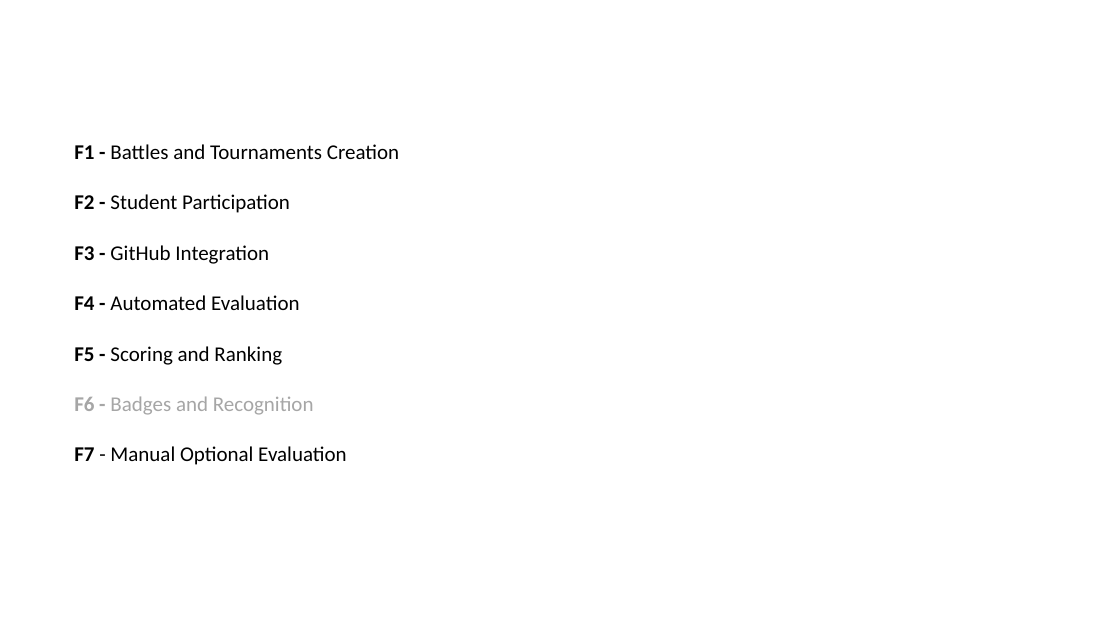
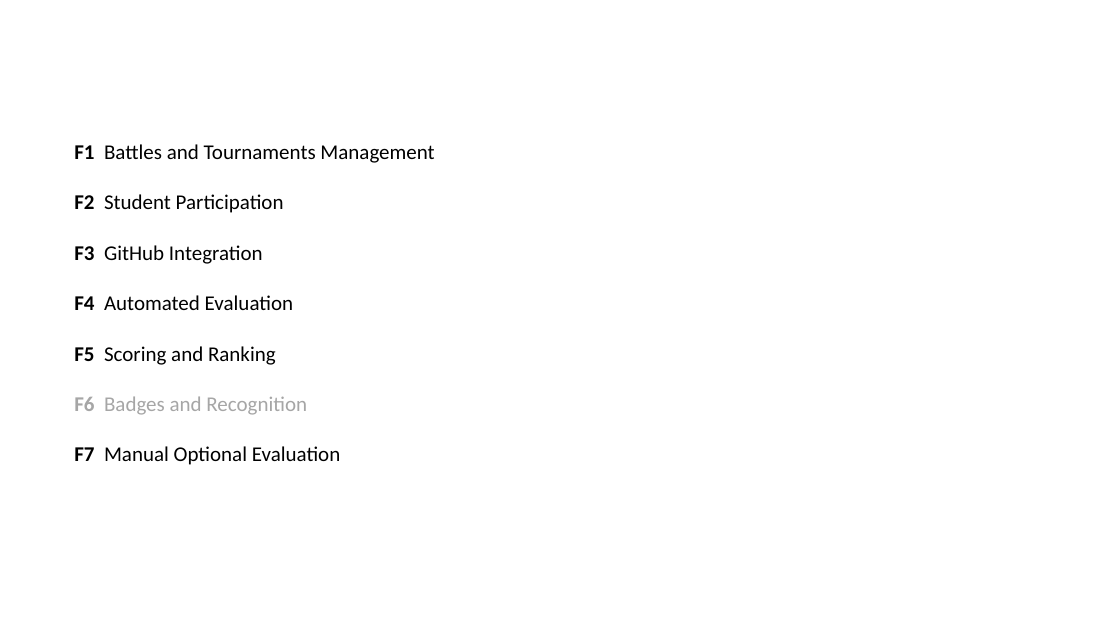
Before and after one commit to peetceenatoo/software-lifecycle, a slide deck: slide 4 of Slides/Slides.pptx (slide 5 before the commit). Drawn at 1120x630 pixels with LibreOffice and Linux fonts; fonts in the diff are those of the drawing; background and template pictures are left out. Boxes give left, top, right and bottom in pixels: in the first picture for what was removed or moved away, otherwise in the second. Text is boxed around its words. In the diff, an @@ line names an element or a change of style, - is before the commit and + after.

Commit message:
final commit with slides

```diff
--- a/Slides/Slides.pptx
+++ b/Slides/Slides.pptx
@@ text at [74,144,434,465]: text changed @@
-F1 - Battles and Tournaments Creation
-F2 - Student Participation
-F3 - GitHub Integration
-F4 - Automated Evaluation
-F5 - Scoring and Ranking
-F6 - Badges and Recognition
-F7 - Manual Optional Evaluation
+F1 Battles and Tournaments Management
+F2 Student Participation
+F3 GitHub Integration
+F4 Automated Evaluation
+F5 Scoring and Ranking
+F6 Badges and Recognition
+F7 Manual Optional Evaluation
```
Also in this commit, not shown: 4 other slides changed, 1 slide added, 4 slides removed.
